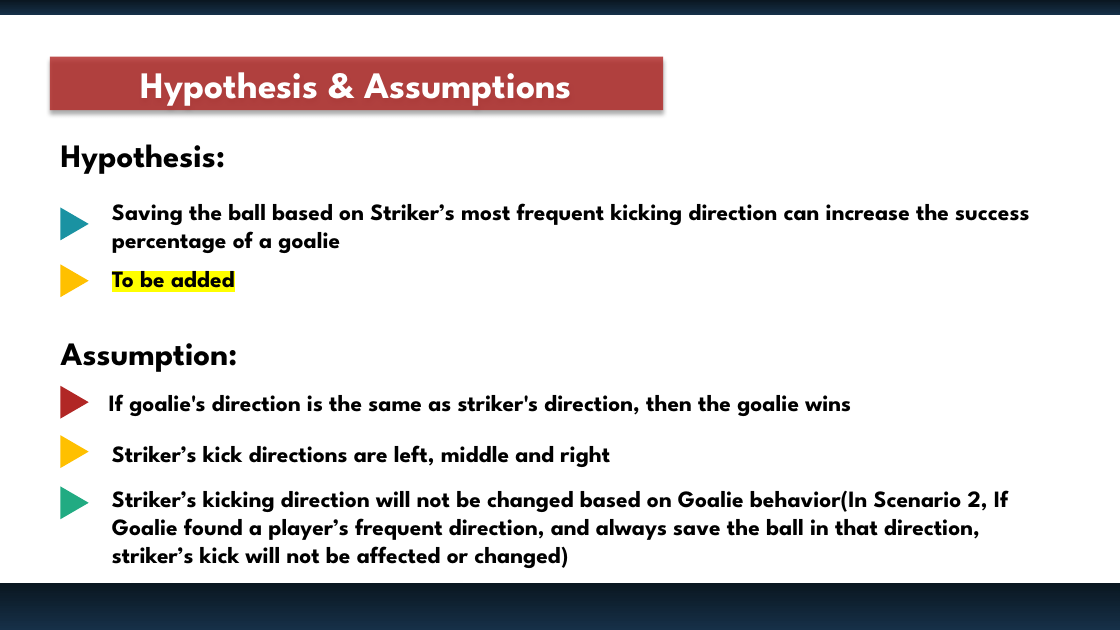
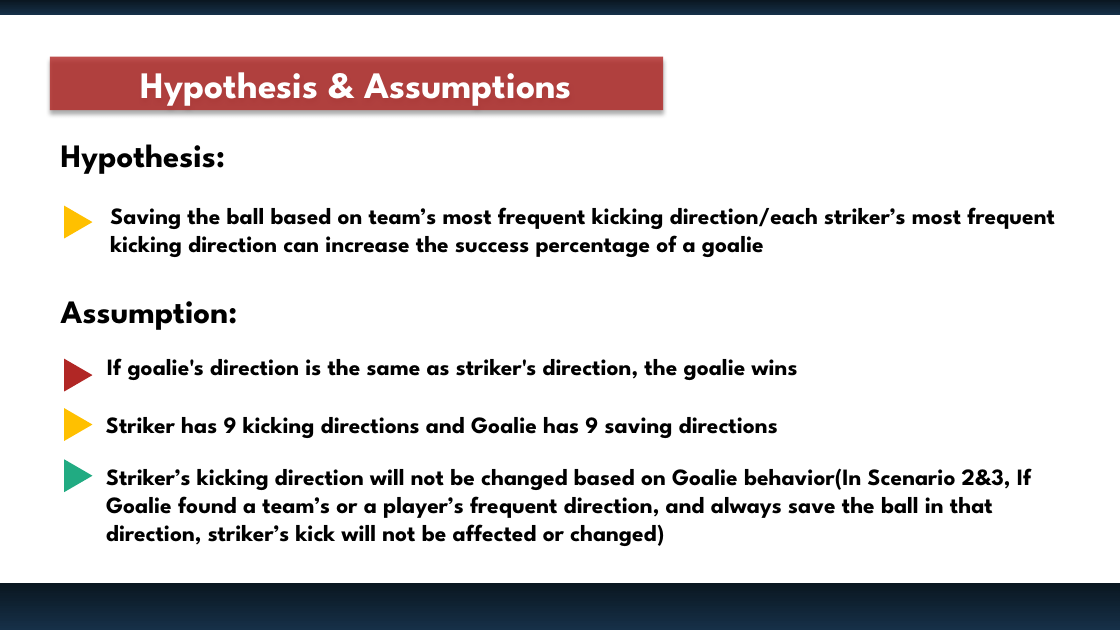
Before and after one commit to saloneeshah/Final-Project, a slide deck: slide 4 of Goalkeepr Success Rate Slide.pptx. Drawn at 1120x630 pixels with LibreOffice and Linux fonts; fonts in the diff are those of the drawing. Boxes give left, top, right and bottom in pixels: in the first picture for what was removed or moved away, otherwise in the second. Text is boxed around its words. In the diff, an @@ line names an element or a change of style, - is before the commit and + after.

```diff
--- a/Goalkeepr Success Rate Slide.pptx
+++ b/Goalkeepr Success Rate Slide.pptx
@@ triangle removed at [60,208,89,241] @@
@@ triangle: place and size @@
-triangle at [60,264,89,297]
+triangle at [64,206,93,239]
@@ text at [110,207,1055,257]: text changed @@
-Saving the ball based on Striker’s most frequent kicking direction can increase the success percentage of a goalie
+Saving the ball based on team’s most frequent kicking direction/each striker’s most frequent kicking direction can increase the success percentage of a goalie
@@ text removed at [112,263,235,294] @@
-To be added
@@ text "Assumption:": place and size @@
-text "Assumption:" at [61,343,238,372]
+text "Assumption:" at [61,301,238,330]
@@ text at [107,358,798,380]: text changed @@
-If goalie's direction is the same as striker's direction, then the goalie wins
+If goalie's direction is the same as striker's direction, the goalie wins
@@ 3 triangles: place and size @@
-3 triangles at [60,386,89,520]
+3 triangles at [64,359,93,493]
@@ text at [106,417,778,438]: text changed @@
-Striker’s kick directions are left, middle and right
+Striker has 9 kicking directions and Goalie has 9 saving directions
@@ text at [106,468,1031,546]: text changed @@
-Striker’s kicking direction will not be changed based on Goalie behavior(In Scenario 2, If Goalie found a player’s frequent direction, and always save the ball in that direction, striker’s kick will not be affected or changed)
+Striker’s kicking direction will not be changed based on Goalie behavior(In Scenario 2&3, If Goalie found a team’s or a player’s frequent direction, and always save the ball in that direction, striker’s kick will not be affected or changed)
```
Also in this commit, not shown: 4 other slides changed.
